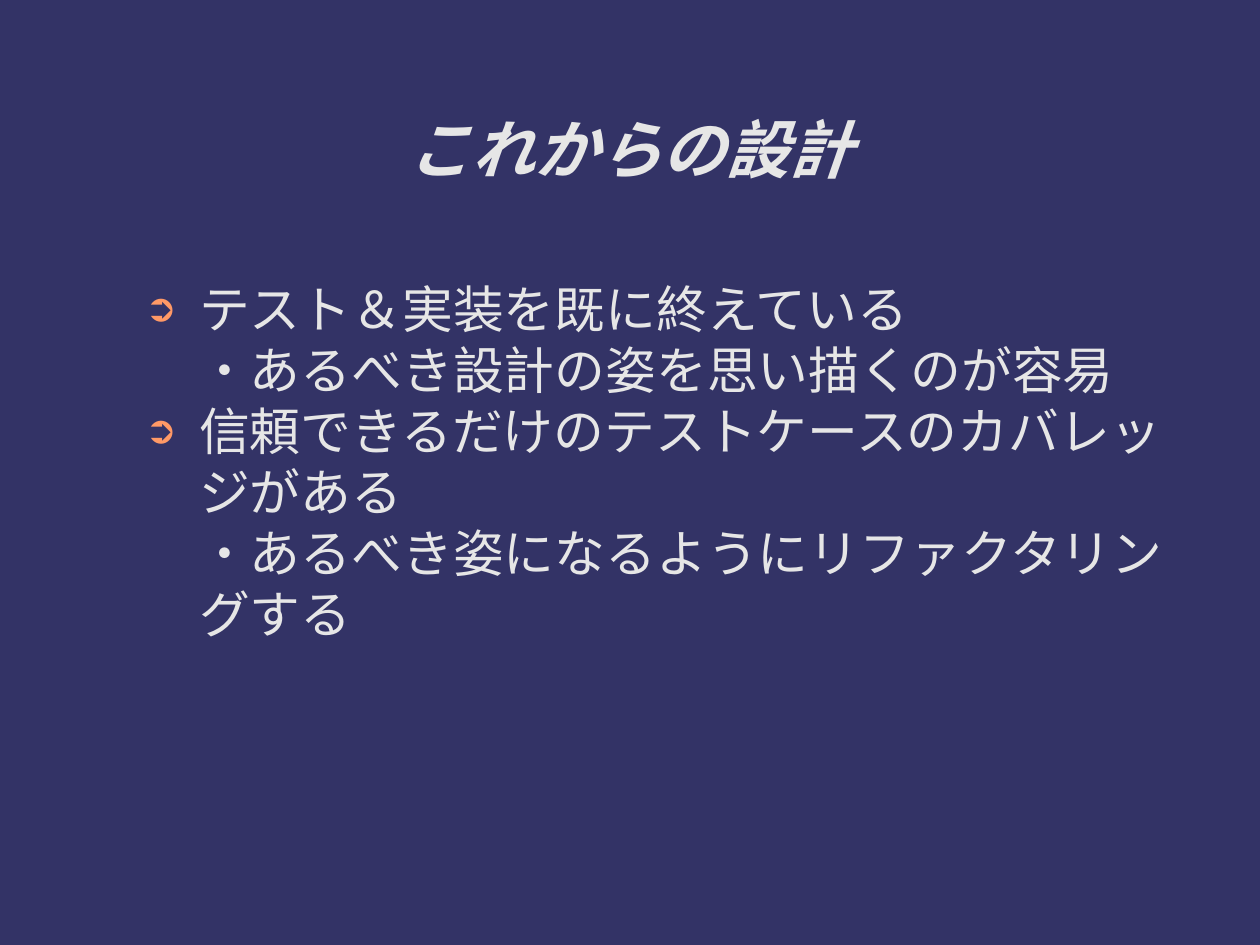
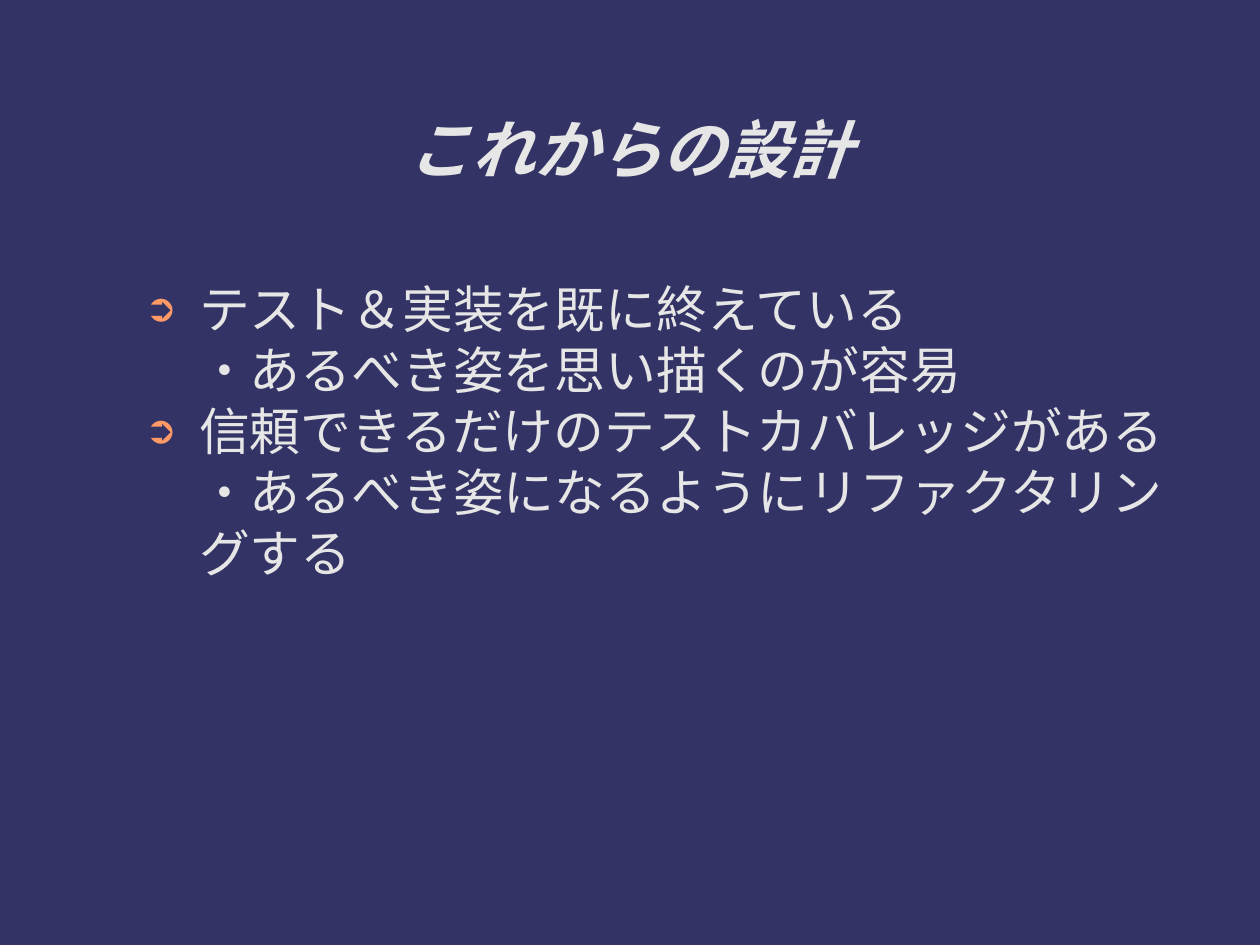
Before and after one commit to ichylinux/daddy, a slide deck: slide 16 of doc/concept.odp. Drawn at 1260x945 pixels with LibreOffice and Linux fonts; fonts in the diff are those of the drawing. Boxes give left, top, right and bottom in pixels: in the first picture for what was removed or moved away, otherwise in the second. Text is boxed around its words. In the diff, an @@ line names an element or a change of style, - is before the commit and + after.

```diff
--- a/doc/concept.odp
+++ b/doc/concept.odp
@@ text at (199,285,1163,576): text changed @@
-➲ テスト＆実装を既に終えている
-  ・あるべき設計の姿を思い描くのが容易
-➲ 信頼できるだけのテストケースのカバレッジがある
-  ・あるべき姿になるようにリファクタリングする
+➲ テスト＆実装を既に終えている
+  ・あるべき姿を思い描くのが容易
+➲ 信頼できるだけのテストカバレッジがある
+  ・あるべき姿になるようにリファクタリングする
```
Also in this commit, not shown: 7 other slides changed.
